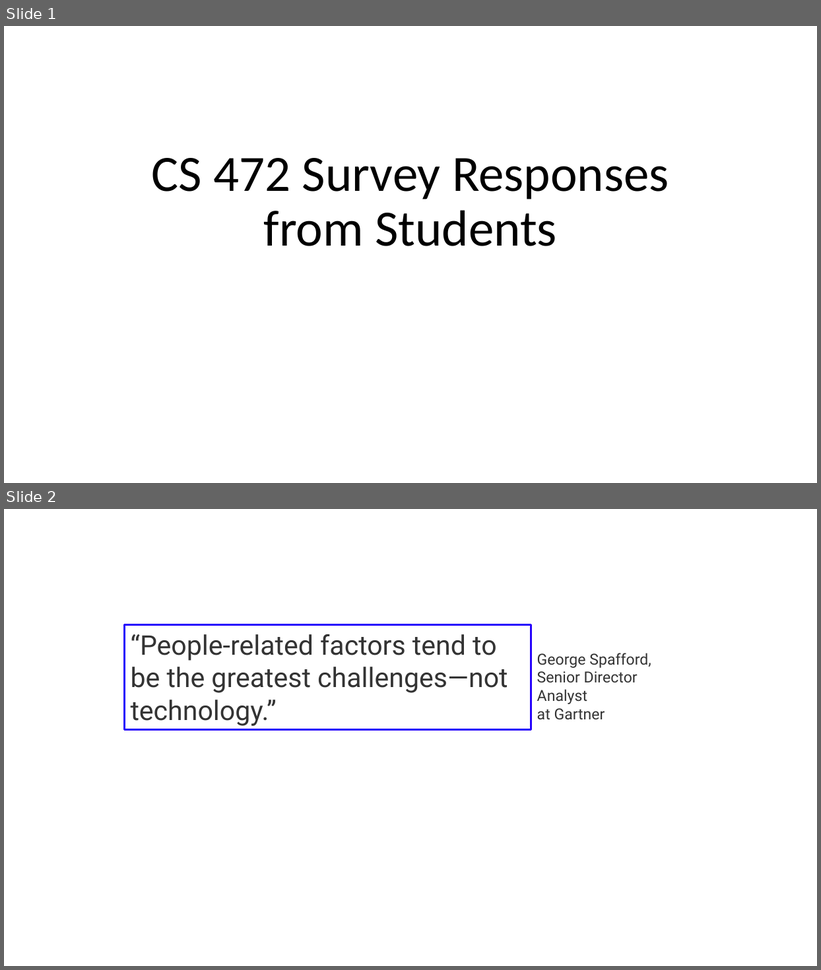
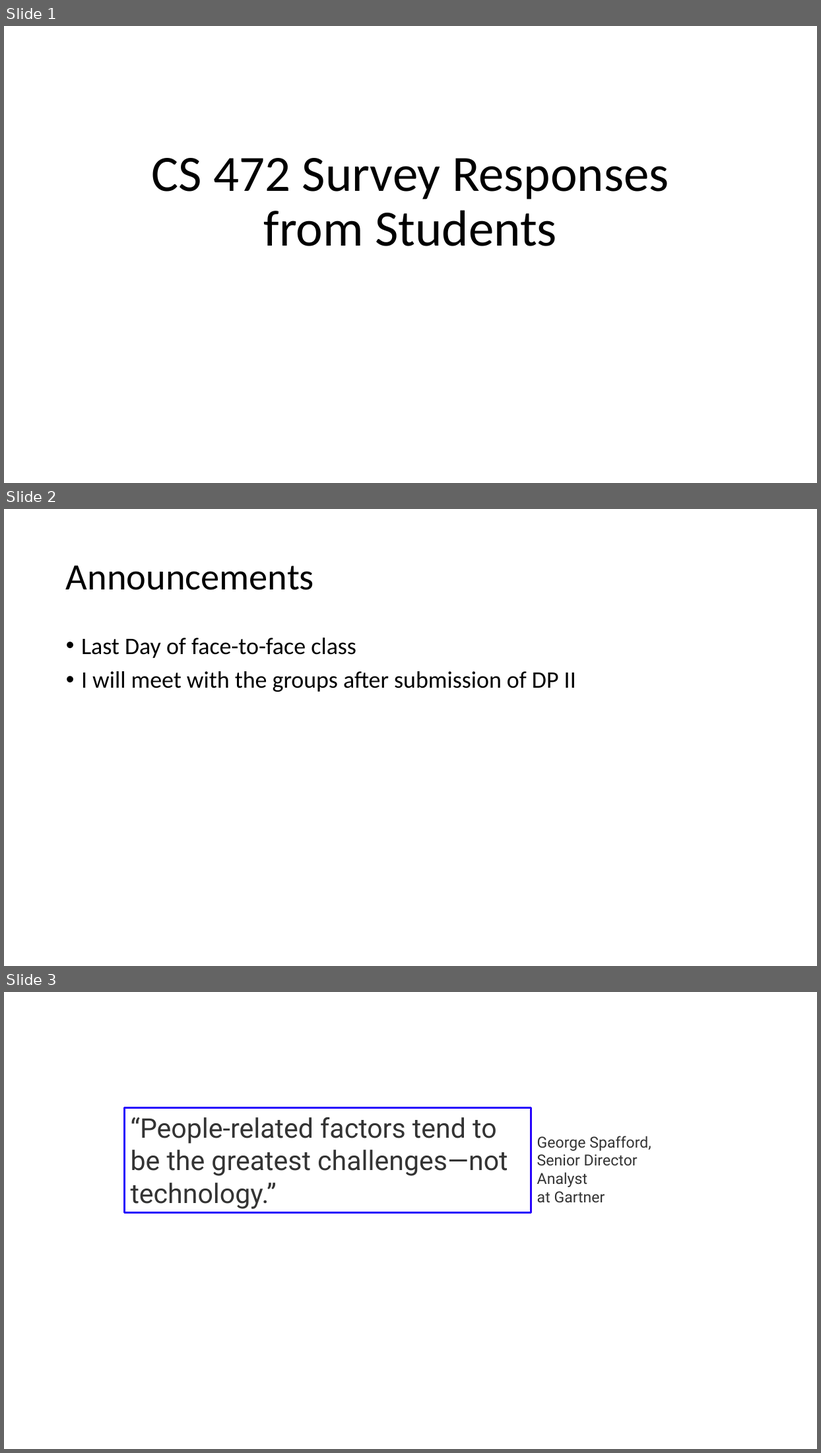
Before and after one commit to johnxu21/johnxu21.github.io, a slide deck: teaching/CS472/Timetable/Survey_Presentation.pptx. Shown one above the other, each under a label of ours: slides 1 and 2 before the commit, slides 1, 2 and 3 after it. The pictures are 821x970 and 821x1453 pixels, drawn with LibreOffice and Linux fonts; fonts in the diff are those of the drawing. Boxes give left, top, right and bottom in pixels: in the first picture for what was removed or moved away, otherwise in the second. Text is boxed around its words. In the diff, an @@ line names an element or a change of style, - is before the commit and + after.

```diff
--- a/teaching/CS472/Timetable/Survey_Presentation.pptx
+++ b/teaching/CS472/Timetable/Survey_Presentation.pptx
@@ slide 2 added at (x1=4, y1=509, x2=817, y2=966), background #FFFFFF @@
@@ title added at (x1=66, y1=565, x2=314, y2=590), 44 pt, text #000000 @@
+Announcements
@@ text added at (x1=81, y1=638, x2=576, y2=692), 28 pt, text #000000 @@
+• Last Day of face-to-face class
+• I will meet with the groups after submission of DP II
@@ what was slide 2 is now slide 3 @@
```
Also in this commit, not shown: 4 slides changed, 1 other file.
